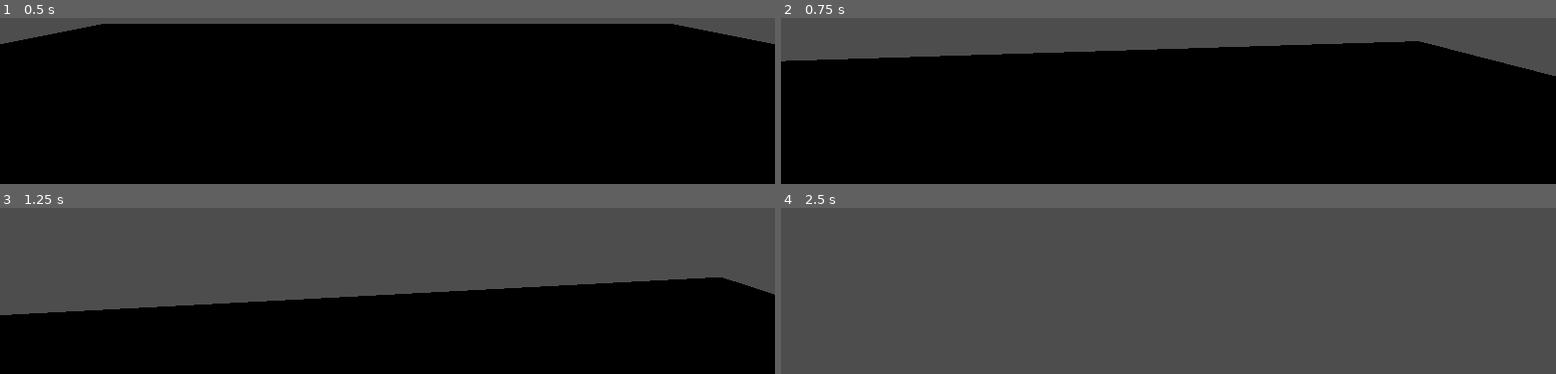
Above: before the commit, frames 1-4 (two rows, left to right).
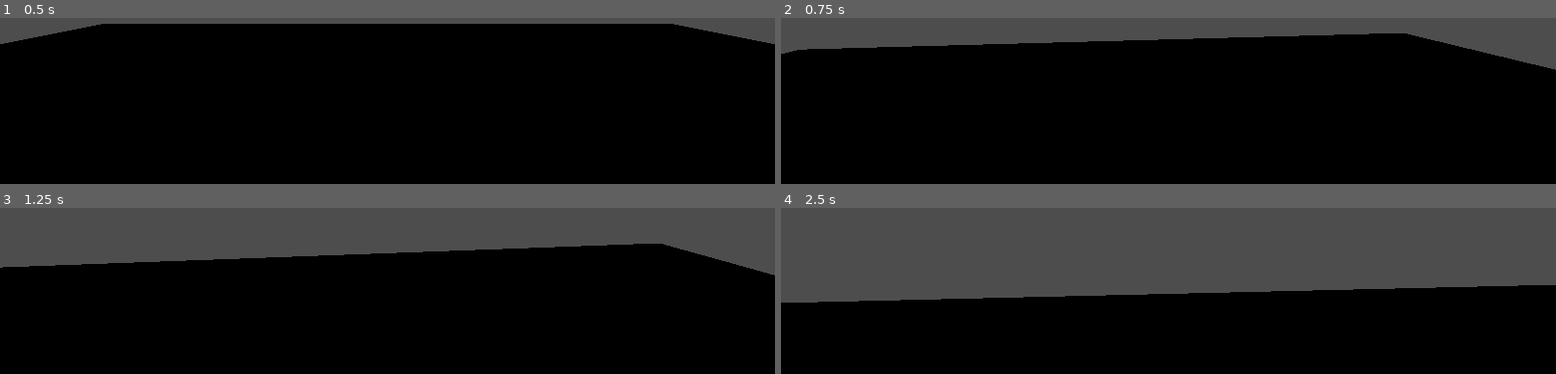
Above: after the commit, the same moments.

Repository: Volentie/The-Fractured-Codex
Game: Godot game, scene res://Scenes/main.tscn
The game is run twice, just before and just after one commit, with the same random seed, the same clock (stepped at 60 frames per second) and the same inputs.
Inputs (mouse positions are in pixels of both pictures, inside the frame that each line leads up to):
- Up to frame 1 (0.5 s): no input
- Up to frame 2 (0.75 s): tap Enter at 0.5 s; move the mouse to (outside the picture) at 0.52 s; hold W (move_forward) from 0.53 s (still down); tap Space (action_jump) at 0.6 s
- Up to frame 3 (1.25 s): keep holding W (move_forward); tap Space (action_jump) at 0.77, 1.07 s
- Up to frame 4 (2.5 s): keep holding W (move_forward); move the mouse to (outside the picture) at 1.27 s; tap Shift (speedmode_run) at 1.35 s; tap Space (action_jump) at 1.52, 1.55, 1.82, 2.1 s; move the mouse to (outside the picture) at 2.02 s

Frame 1 is identical in both runs. In frame 2, 5.4% of the frame differs, in the area x 0-100%, y 9-35%; in frame 3, 24%; in frame 4, 48%, in the area x 0-100%, y 46-100%.

Commit message:
✨Enhance player dynamics: adjust movement speeds, implement acceleration

Diff:
--- a/Scenes/main.tscn
+++ b/Scenes/main.tscn
@@ -1,7 +1,11 @@
-[gd_scene load_steps=3 format=3 uid="uid://cqh2qhu71nccr"]
+[gd_scene load_steps=5 format=3 uid="uid://cqh2qhu71nccr"]
 
 [ext_resource type="PackedScene" uid="uid://bnydhinpkcbx5" path="res://Scenes/player.tscn" id="1_w3qr0"]
 [ext_resource type="PackedScene" uid="uid://df82w1xv7dllg" path="res://Scenes/block_of_woodplanks_1.tscn" id="2_qf3jf"]
+
+[sub_resource type="BoxMesh" id="BoxMesh_mnlrr"]
+
+[sub_resource type="BoxShape3D" id="BoxShape3D_itnfl"]
 
 [node name="main" type="Node3D"]
 
@@ -11,3 +15,12 @@
 transform = Transform3D(1, 0, 0, 0, 1, 0, 0, 0, 1, 0, 1, 0)
 
 [node name="block_of_woodplanks1" parent="world" instance=ExtResource("2_qf3jf")]
+
+[node name="RigidBody3D" type="RigidBody3D" parent="world"]
+transform = Transform3D(1, 0, 0, 0, 1, 0, 0, 0, 1, -2.27604, 2.92392, 0)
+
+[node name="MeshInstance3D" type="MeshInstance3D" parent="world/RigidBody3D"]
+mesh = SubResource("BoxMesh_mnlrr")
+
+[node name="CollisionShape3D" type="CollisionShape3D" parent="world/RigidBody3D"]
+shape = SubResource("BoxShape3D_itnfl")
--- a/Scripts/Dynamic/player.gd
+++ b/Scripts/Dynamic/player.gd
@@ -14,10 +14,11 @@
 @onready var head = $player_camera
 
 # Constants
-const run_speed: float = 10.0
-const walk_speed: float = 5.0
-const jump_scale: float = 5.0
+const run_speed: float = 5.0
+const walk_speed: float = 3.0
+const jump_scale: float = 2.5
 const gravity_scale: float = 9.8
+const acceleration: float = 10.0
 
 # Variables
 var speed: float = walk_speed
@@ -49,6 +50,7 @@
 func handle_rotation() -> void:
 	head.rotation_degrees.x -= mouse_input.y * mouse_sensitivity
 	rotation_degrees.y -= mouse_input.x * mouse_sensitivity
+	# Clamp x camera rotation
 	head.rotation_degrees.x = clamp(head.rotation_degrees.x, -90, 90)
 	mouse_input = Vector2.ZERO
 
@@ -58,6 +60,7 @@
 
 func _physics_process(delta: float) -> void:
 	handle_rotation()
+	move_and_slide()
 
 	# Movement
 	var direction = Vector3.ZERO
@@ -76,19 +79,17 @@
 	if Input.is_action_just_released("speedmode_run"):
 		speed_mode.switch("Walk")
 
+	# Apply gravity and limit speed
+	if !is_on_floor():
+		velocity.y -= gravity_scale * delta
+
 	# Move
 	var force = direction.normalized() * speed
-	velocity = Vector3(force.x, velocity.y, force.z)
+	velocity = lerp(velocity, Vector3(force.x, velocity.y, force.z), acceleration * delta)
 
 	# Jump
 	if is_on_floor() and Input.is_action_just_pressed("action_jump"):
-		velocity.y = jump_scale
-
-	# Apply gravity
-	velocity.y -= gravity_scale * delta
-
-	# Move
-	move_and_slide()
+		velocity.y += (jump_scale * 100) * delta
 
 	# Handle energy state
 	if velocity.length() > 0:
